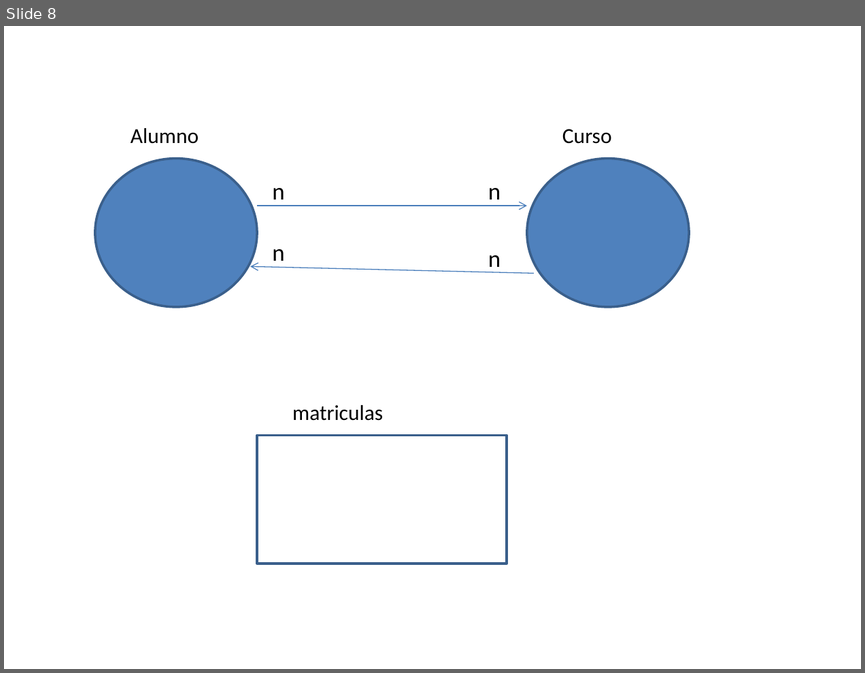
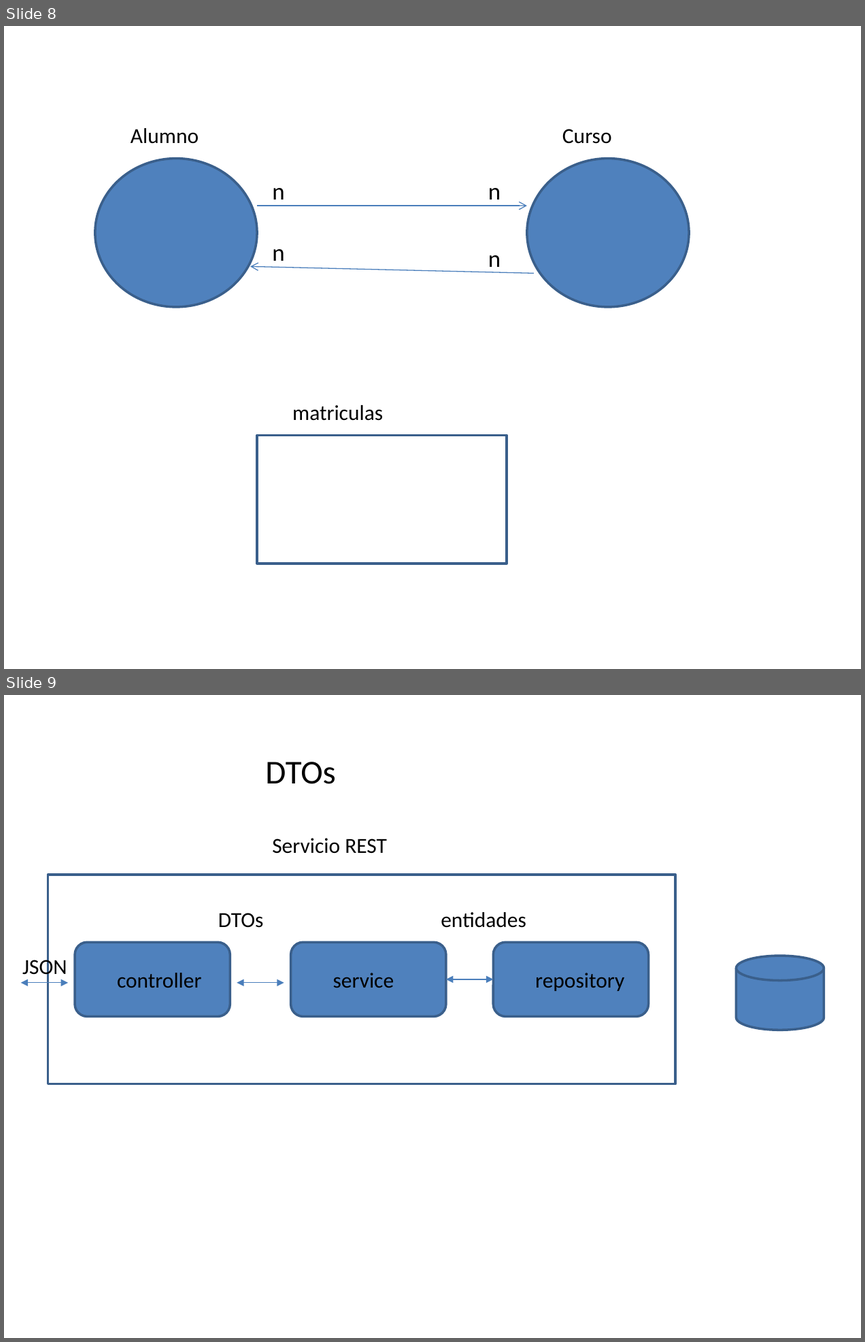
Before and after one commit to amartinsierra/nest2025, a slide deck: pizarra.pptx. Shown one above the other, each under a label of ours: slide 8 before the commit, slides 8 and 9 after it. The pictures are 865x673 and 865x1342 pixels, drawn with LibreOffice and Linux fonts; fonts in the diff are those of the drawing. Boxes give left, top, right and bottom in pixels: in the first picture for what was removed or moved away, otherwise in the second. Text is boxed around its words. In the diff, an @@ line names an element or a change of style, - is before the commit and + after.

```diff
--- a/pizarra.pptx
+++ b/pizarra.pptx
@@ slide 9 added at [4, 695, 861, 1338], background #FFFFFF @@
@@ text added at [265, 762, 336, 784], 28 pt, text #000000 @@
+DTOs
@@ text added at [272, 838, 387, 853], 18 pt, text #000000 @@
+Servicio REST
@@ rectangle added at [48, 875, 675, 1084], outline #3A5F8C 2 pt @@
@@ text added at [218, 913, 264, 928], 18 pt, text #000000 @@
+DTOs
@@ text added at [441, 912, 526, 928], 18 pt, text #000000 @@
+entidades
@@ text added at [22, 956, 67, 979], 18 pt, text #000000 @@
+JSON
@@ rounded rectangle added at [75, 942, 230, 1016], fill #4F81BD, outline #3A5F8C 2 pt @@
@@ rounded rectangle added at [291, 942, 446, 1016], fill #4F81BD, outline #3A5F8C 2 pt @@
@@ rounded rectangle added at [493, 942, 649, 1016], fill #4F81BD, outline #3A5F8C 2 pt @@
@@ cylinder added at [736, 955, 823, 1030], fill #4F81BD, outline #3A5F8C 2 pt @@
@@ text added at [117, 972, 201, 987], 18 pt, text #000000 @@
+controller
@@ text added at [333, 972, 394, 988], 18 pt, text #000000 @@
+service
@@ double arrow added from (446, 979) to (493, 979), #4B7EBC 0.75 pt @@
@@ text added at [535, 972, 624, 991], 18 pt, text #000000 @@
+repository
@@ double arrow added from (21, 983) to (68, 983), #4B7EBC 0.75 pt @@
@@ double arrow added from (237, 983) to (284, 983), #4B7EBC 0.75 pt @@
```
Also in this commit, not shown: 7 other files.
